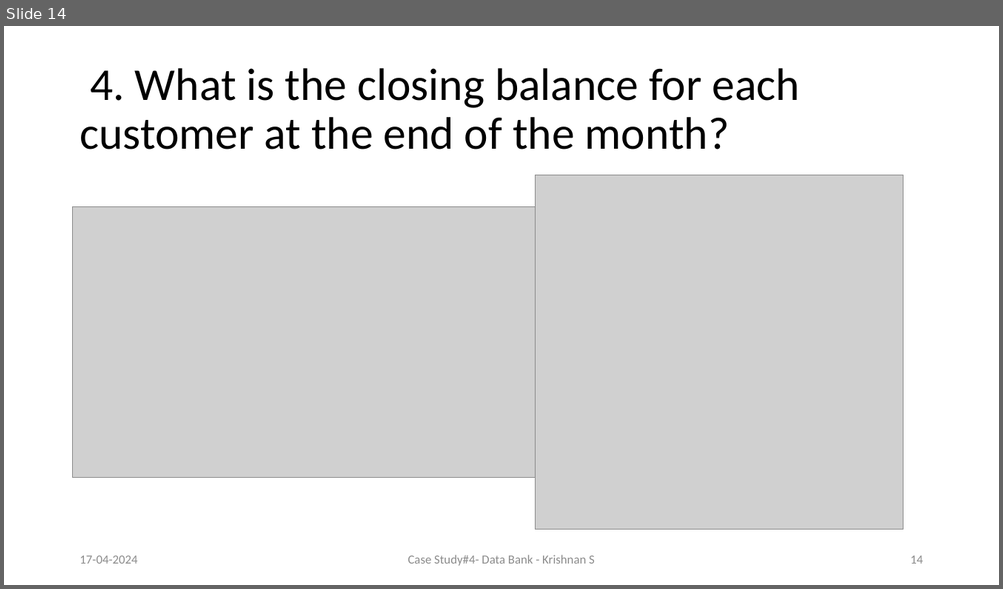
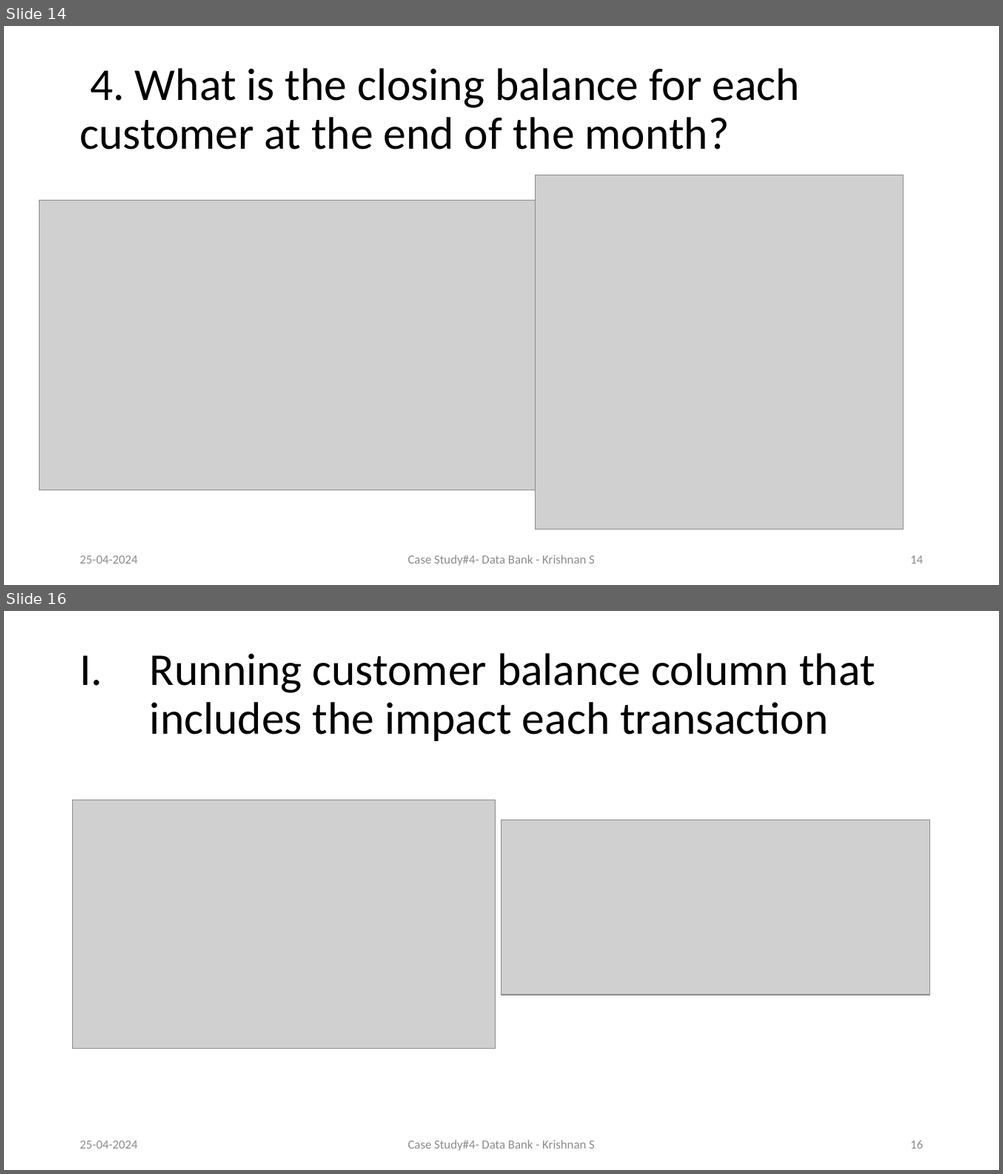
Before and after one commit to Krishnann-s/8-Week-SQL-Challenge, a slide deck: Case Study 4/Data Bank.pptx. Shown one above the other, each under a label of ours: slide 14 before the commit, slides 14 and 16 after it; the slides between them are not shown. The pictures are 1003x589 and 1003x1174 pixels, drawn with LibreOffice and Linux fonts; fonts in the diff are those of the drawing; grey boxes stand for pictures. Boxes give left, top, right and bottom in pixels: in the first picture for what was removed or moved away, otherwise in the second. Text is boxed around its words. In the diff, an @@ line names an element or a change of style, - is before the commit and + after.

Commit message:
fixed case Study 4 ppt

```diff
--- a/Case Study 4/Data Bank.pptx
+++ b/Case Study 4/Data Bank.pptx
@@ slide 16 added at [4, 611, 999, 1170], background #FFFFFF @@
@@ title added at [150, 653, 874, 741], 44 pt, text #000000 @@
+I. Running customer balance column that includes the impact each transaction
@@ picture added at [73, 800, 495, 1049] @@
@@ picture added at [502, 820, 930, 995] @@
@@ text added at [79, 1141, 137, 1149], 12 pt, text #8C8C8C @@
+25-04-2024
@@ text added at [408, 1140, 595, 1151], 12 pt, text #8C8C8C @@
+Case Study#4- Data Bank - Krishnan S
@@ page number added at [910, 1141, 922, 1149], 12 pt, text #8C8C8C @@
+16
@@ slide 14 changed as well @@
@@ picture: place and size @@
-picture at [73, 207, 535, 477]
+picture at [39, 200, 535, 491]
@@ text at [79, 556, 137, 564]: text changed @@
-17-04-2024
+25-04-2024
```
Also in this commit, not shown: 13 other slides changed, 4 other slides added, 1 other file.
